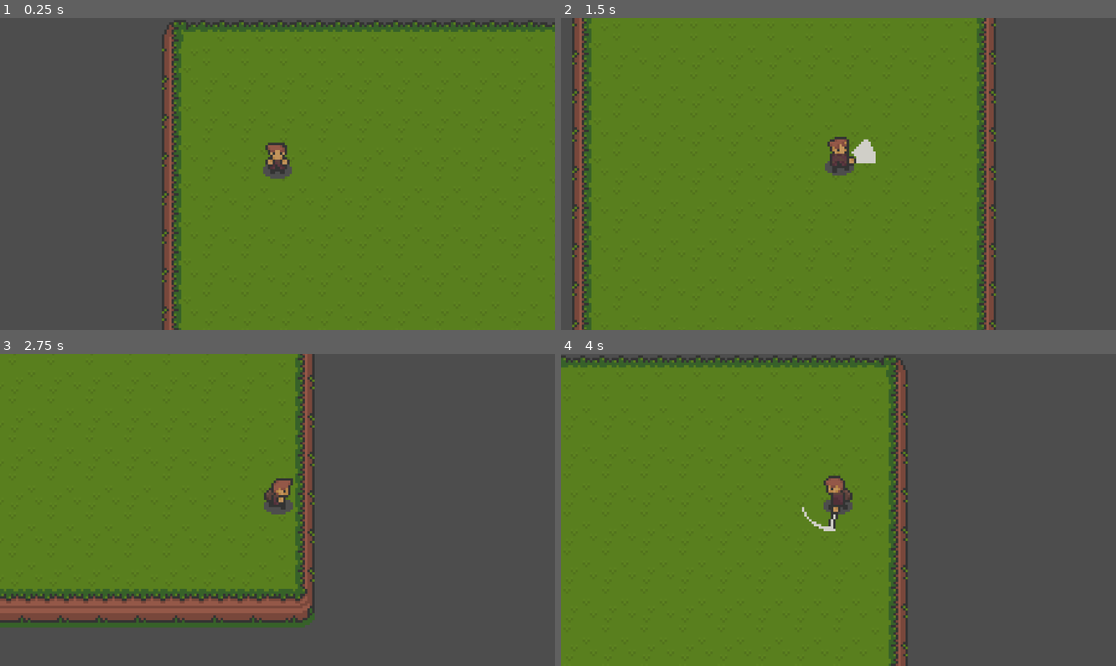
Above: before the commit, frames 1-4 (two rows, left to right).
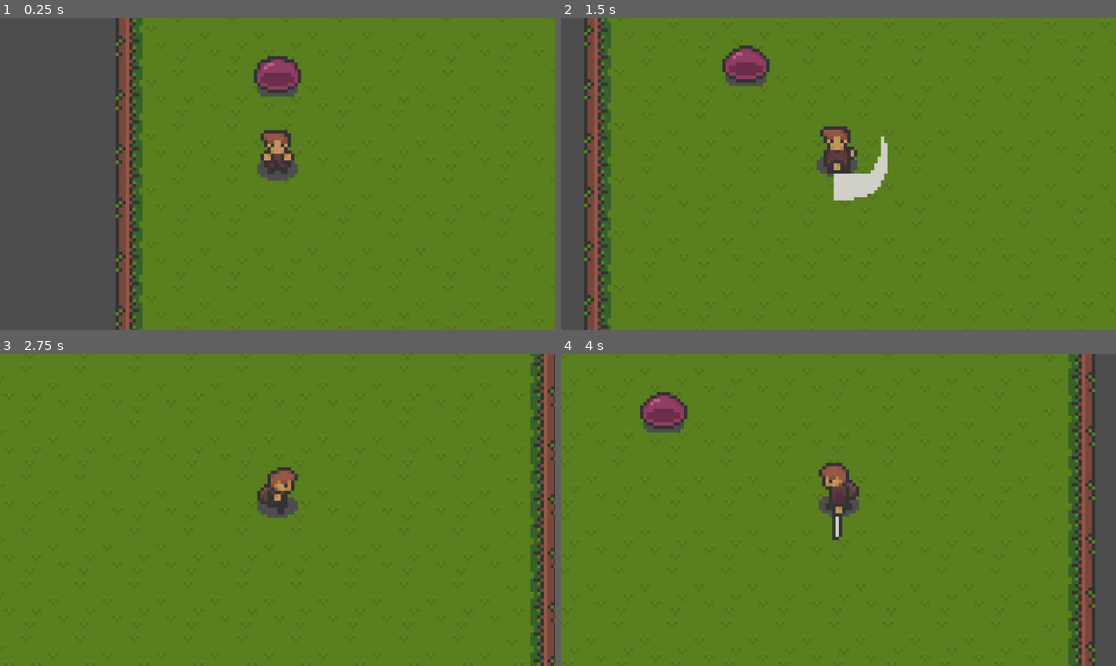
Above: after the commit, the same moments.

Repository: lilmax6969/small-seed_island-gd
Game: Godot game, scene res://scene/test.tscn
The game is run twice, just before and just after one commit, with the same random seed, the same clock (stepped at 60 frames per second) and the same inputs.
Inputs (mouse positions are in pixels of both pictures, inside the frame that each line leads up to):
- Up to frame 1 (0.25 s): no input
- Up to frame 2 (1.5 s): move the mouse to (960, 158) at 0.52 s; hold D (right) 0.53-1.28 s; click (960, 158) at 0.6 s; move the mouse to (727, 189) at 1.27 s; hold S (down) from 1.28 s (still down); click (727, 189) at 1.35 s
- Up to frame 3 (2.75 s): move the mouse to (333, 441) at 2.02 s; release S (down) at 2.03 s; hold D (right) from 2.03 s (still down); click (333, 441) at 2.1 s
- Up to frame 4 (4 s): move the mouse to (810, 572) at 2.77 s; release D (right) at 2.78 s; hold W (up) 2.78-3.53 s; click (810, 572) at 2.85 s; move the mouse to (1005, 556) at 3.52 s; hold A (left) from 3.53 s (still down); click (1005, 556) at 3.6 s

The runs differ from the first frame. In frame 1, 16% of the frame differs, in the area x 20-100%, y 0-100%; in frame 2, 34%; in frame 3, 60%, in the area x 0-100%, y 0-100%; in frame 4, 41%.

Commit message:
Système de combat

Diff:
--- a/scene/player.tscn
+++ b/scene/player.tscn
@@ -432,21 +432,46 @@
 "speed": 10.0
 }]
 
+[sub_resource type="CircleShape2D" id="CircleShape2D_iiklf"]
+radius = 3.26569
+
+[sub_resource type="RectangleShape2D" id="RectangleShape2D_d3qg4"]
+size = Vector2(33.0174, 14.6826)
+
 [sub_resource type="CircleShape2D" id="CircleShape2D_31x2y"]
-radius = 4.0
+radius = 4.02129
 
 [node name="Mini Ben" type="CharacterBody2D"]
 script = ExtResource("1_3lobu")
 
+[node name="Camera2D" type="Camera2D" parent="."]
+zoom = Vector2(7, 7)
+
 [node name="Animator" type="AnimatedSprite2D" parent="."]
-position = Vector2(0, -6)
+position = Vector2(-0.47028, -6)
 sprite_frames = SubResource("SpriteFrames_s3g4x")
-animation = &"attack_down"
+animation = &"idle_up"
 autoplay = "idle_down"
-
-[node name="CollisionShape2D" type="CollisionShape2D" parent="."]
-position = Vector2(0, -4)
+frame_progress = 0.25541
+
+[node name="Hitbox" type="Area2D" parent="."]
+
+[node name="CollisionShape2D" type="CollisionShape2D" parent="Hitbox"]
+position = Vector2(-0.164391, -3.30424)
+shape = SubResource("CircleShape2D_iiklf")
+debug_color = Color(0, 0.650306, 0.100696, 0.42)
+
+[node name="Sword" type="Area2D" parent="."]
+visible = false
+
+[node name="CollisionShape2D" type="CollisionShape2D" parent="Sword"]
+position = Vector2(0.0383949, -7.40199)
+shape = SubResource("RectangleShape2D_d3qg4")
+debug_color = Color(0.964174, 0.229244, 0.200238, 0.42)
+
+[node name="Collision" type="CollisionShape2D" parent="."]
+position = Vector2(0, -2.74737)
+scale = Vector2(0.75, 0.75)
 shape = SubResource("CircleShape2D_31x2y")
 
-[node name="Camera2D" type="Camera2D" parent="."]
-zoom = Vector2(5, 5)
+[connection signal="area_entered" from="Hitbox" to="." method="_on_hitbox_area_entered"]
--- /dev/null
+++ b/scene/slime.tscn
@@ -0,0 +1,83 @@
+[gd_scene load_steps=12 format=3 uid="uid://ckdhsybdkqouj"]
+
+[ext_resource type="Script" path="res://scripts/slime.gd" id="1_bmng2"]
+[ext_resource type="Texture2D" uid="uid://csaqho64a60fw" path="res://assets/Enemies_Sprites/Pinkslime_Sprites/pinkslime_spritesheet.png" id="1_grdlc"]
+
+[sub_resource type="CircleShape2D" id="CircleShape2D_ro76f"]
+radius = 5.07098
+
+[sub_resource type="AtlasTexture" id="AtlasTexture_25ow1"]
+atlas = ExtResource("1_grdlc")
+region = Rect2(0, 64, 16, 16)
+
+[sub_resource type="AtlasTexture" id="AtlasTexture_d4moc"]
+atlas = ExtResource("1_grdlc")
+region = Rect2(16, 64, 16, 16)
+
+[sub_resource type="AtlasTexture" id="AtlasTexture_a7jbj"]
+atlas = ExtResource("1_grdlc")
+region = Rect2(32, 64, 16, 16)
+
+[sub_resource type="AtlasTexture" id="AtlasTexture_wog1t"]
+atlas = ExtResource("1_grdlc")
+region = Rect2(48, 64, 16, 16)
+
+[sub_resource type="AtlasTexture" id="AtlasTexture_ylp63"]
+atlas = ExtResource("1_grdlc")
+region = Rect2(64, 64, 16, 16)
+
+[sub_resource type="AtlasTexture" id="AtlasTexture_7l16r"]
+atlas = ExtResource("1_grdlc")
+region = Rect2(80, 64, 16, 16)
+
+[sub_resource type="SpriteFrames" id="SpriteFrames_v71j7"]
+animations = [{
+"frames": [{
+"duration": 1.0,
+"texture": SubResource("AtlasTexture_25ow1")
+}, {
+"duration": 1.0,
+"texture": SubResource("AtlasTexture_d4moc")
+}, {
+"duration": 1.0,
+"texture": SubResource("AtlasTexture_a7jbj")
+}, {
+"duration": 1.0,
+"texture": SubResource("AtlasTexture_wog1t")
+}, {
+"duration": 1.0,
+"texture": SubResource("AtlasTexture_ylp63")
+}, {
+"duration": 1.0,
+"texture": SubResource("AtlasTexture_7l16r")
+}],
+"loop": true,
+"name": &"idle",
+"speed": 7.0
+}]
+
+[sub_resource type="CircleShape2D" id="CircleShape2D_nj3ny"]
+radius = 5.24702
+
+[node name="CharacterBody2D" type="CharacterBody2D"]
+script = ExtResource("1_bmng2")
+
+[node name="CollisionShape2D" type="CollisionShape2D" parent="."]
+position = Vector2(0.034565, -4.57977)
+shape = SubResource("CircleShape2D_ro76f")
+
+[node name="Animator" type="AnimatedSprite2D" parent="."]
+position = Vector2(0.138257, -4.82172)
+sprite_frames = SubResource("SpriteFrames_v71j7")
+animation = &"idle"
+autoplay = "idle"
+frame_progress = 0.760441
+
+[node name="Damage" type="Area2D" parent="."]
+
+[node name="CollisionShape2D" type="CollisionShape2D" parent="Damage"]
+position = Vector2(0, -5.1102)
+shape = SubResource("CircleShape2D_nj3ny")
+debug_color = Color(0.849966, 0.0940096, 0.13724, 0.42)
+
+[connection signal="area_entered" from="Damage" to="." method="_on_damage_area_entered"]
--- a/scene/test.tscn
+++ b/scene/test.tscn
@@ -1,7 +1,8 @@
-[gd_scene load_steps=5 format=3 uid="uid://cg5anokhl3o3s"]
+[gd_scene load_steps=6 format=3 uid="uid://cg5anokhl3o3s"]
 
 [ext_resource type="PackedScene" uid="uid://c1kiaciyi3cr3" path="res://scene/player.tscn" id="1_jojqj"]
 [ext_resource type="Texture2D" uid="uid://cmitseqs6t56k" path="res://assets/Overworld_Tileset.png" id="3_me2p4"]
+[ext_resource type="PackedScene" uid="uid://ckdhsybdkqouj" path="res://scene/slime.tscn" id="3_rfoqu"]
 
 [sub_resource type="TileSetAtlasSource" id="TileSetAtlasSource_30hoi"]
 texture = ExtResource("3_me2p4")
@@ -239,3 +240,6 @@
 format = 2
 layer_0/name = "Background"
 layer_0/tile_data = PackedInt32Array(-196611, 262144, 0, -131075, 262144, 1, -65539, 262144, 1, -3, 262144, 1, 65533, 2 …(2183 unchanged characters)…
+
+[node name="CharacterBody2D" parent="." instance=ExtResource("3_rfoqu")]
+position = Vector2(0, -24)
--- a/scripts/player.gd
+++ b/scripts/player.gd
@@ -1,17 +1,34 @@
 extends CharacterBody2D
 
 @onready var ANIMATOR = $Animator
+@onready var SWORD = $Sword
 
 @export var ACCELERATION: float = 750.0
 @export var DECELERATION: float = 1000.0
 @export var MAX_SPEED: float = 75.0
 
+var attack: bool = false
+var knockbacked: bool = false
+
 var input_direction: Vector2 = Vector2.ZERO
 var anim_direction: Vector2 = Vector2.DOWN
 
-var attack: bool = false
-var attack_speed_multiplier: float = 1
+var attack_speed_multiplier: float = 1.2
 var flipped: int = 1
+
+func _ready():
+	SWORD.monitoring = false
+
+func _physics_process(delta: float) -> void:
+	# Direction
+	input()
+
+	if not attack:
+		anim_direction = input_direction if input_direction != Vector2.ZERO else anim_direction
+		animate()
+
+	update_velocity(delta)
+	move_and_slide()
 
 func input():
 	input_direction = Input.get_vector("left", "right", "up", "down").normalized()
@@ -19,26 +36,23 @@
 		attack = true
 		attack_animations()
 
-func _physics_process(delta: float) -> void:
-	# Direction
-	if not attack:
-		input()
-		anim_direction = input_direction if input_direction != Vector2.ZERO else anim_direction
-		animate()
-
-	update_velocity(delta)
-	move_and_slide()
-
 func update_velocity(delta: float) -> void:
 	var accDelta = ACCELERATION * delta
 	var decDelta = DECELERATION * delta
 
-	if input_direction != Vector2.ZERO:
+	if (
+		input_direction != Vector2.ZERO and
+		not attack and
+		not knockbacked
+	):
 		velocity += input_direction * accDelta
 		if velocity.length() > MAX_SPEED:
 			velocity = velocity.normalized() * MAX_SPEED
 	else:
 		velocity = velocity.move_toward(Vector2.ZERO, decDelta)
+
+	if knockbacked and velocity == Vector2.ZERO:
+		knockbacked = false
 
 # DANGER: Animations sector
 func animate() -> void:
@@ -77,32 +91,49 @@
 		ANIMATOR.play("walk_side")
 
 func attack_animations() -> void:
+	SWORD.monitoring = true
+
 	if anim_direction.y > 0:
+		SWORD.position.y = ANIMATOR.position.y + 14
+
+		ANIMATOR.play("attack_down")
 		ANIMATOR.offset.y = 7
 	elif anim_direction.y < 0:
+		SWORD.position.y = ANIMATOR.position.y - 2
+
+		ANIMATOR.play("attack_up")
 		ANIMATOR.offset.y = -9.5
 	else:
+		SWORD.rotation = PI/2 * flipped
+		SWORD.position = ANIMATOR.position + Vector2(3 * flipped, -1)
+
+		ANIMATOR.play("attack_side")
 		ANIMATOR.offset.x = 8 * flipped
 
 	ANIMATOR.speed_scale = attack_speed_multiplier
-
-	if anim_direction.y > 0:
-		ANIMATOR.play("attack_down")
-	elif anim_direction.y < 0:
-		ANIMATOR.play("attack_up")
-	else:
-		ANIMATOR.play("attack_side")
 
 	await ANIMATOR.animation_finished
 
 	# Cancel the attack
 	attack = false
 
-	# Reset the offset and speed
+	# Reset the animator
 	ANIMATOR.speed_scale = 1
 	ANIMATOR.offset = Vector2.ZERO
+
+	# Reset the Sword
+	SWORD.rotation = 0
+	SWORD.position = ANIMATOR.position
+	SWORD.monitoring = false
 
 	# Force a visual update
 	animate()
 
-	print("Hello")
+
+func _on_hitbox_area_entered(area):
+	if area.name != "Damage": return
+	var enemy = area.get_parent()
+	var att_direction: Vector2 = (global_position - enemy.global_position).normalized()
+
+	velocity = att_direction * enemy.attack_knockback
+	knockbacked = true
--- /dev/null
+++ b/scripts/slime.gd
@@ -0,0 +1,37 @@
+extends CharacterBody2D
+
+@onready var ANIMATOR = $Animator
+@onready var HITBOX = $Damage
+
+@export var DECELERATION: float = 750.0
+@export var life: int = 5
+@export var knockback: int = 150
+@export var attack_knockback: int = 250
+
+var attacked: bool
+
+func _physics_process(delta):
+	#print(life)
+	attacked = check_hit()
+	update_velocity(delta)
+	move_and_slide()
+
+func update_velocity(delta):
+	var decDelta = DECELERATION * delta
+	velocity = velocity.move_toward(Vector2.ZERO, decDelta)
+
+func check_hit() -> bool:
+	var overlapping_areas = HITBOX.get_overlapping_areas()
+
+	for area in overlapping_areas:
+		if area.name != "Sword": continue
+		var player: CharacterBody2D = area.get_parent()
+
+		if not attacked: hitted(player)
+		if player.attack: return true
+
+	return false
+
+func hitted(player: CharacterBody2D):
+	if not player.attack: return
+	velocity += knockback * player.anim_direction
Not shown: 1 places in scene/player.tscn that only renumber resources
Not shown, changed: TODO.md
